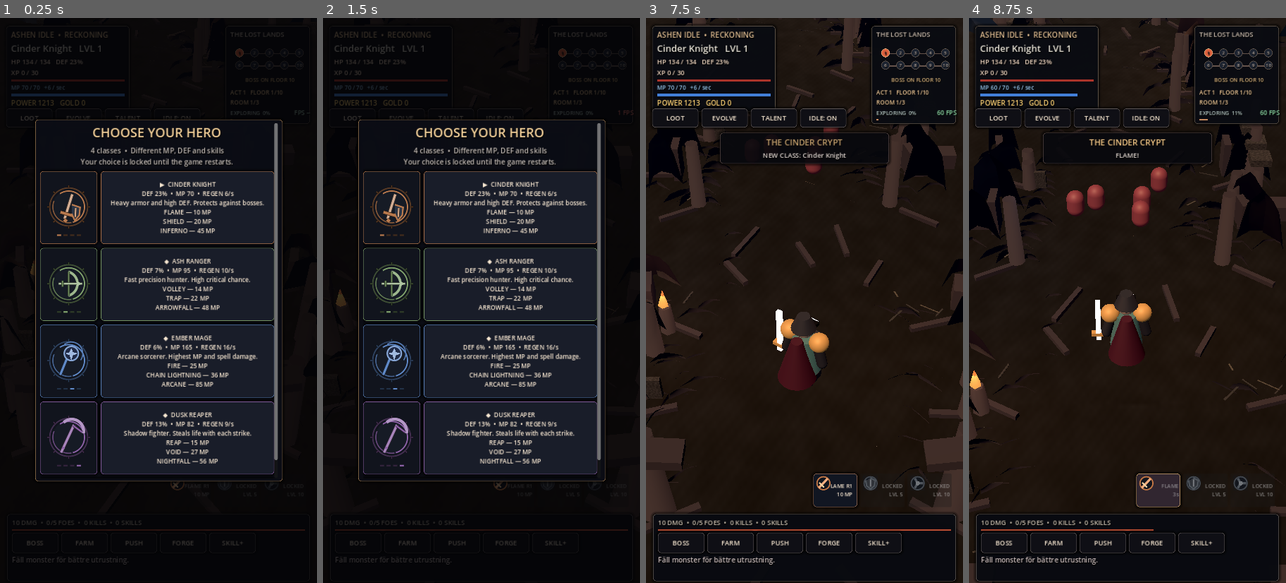
Above: before the commit, frames 1-4 (left to right).
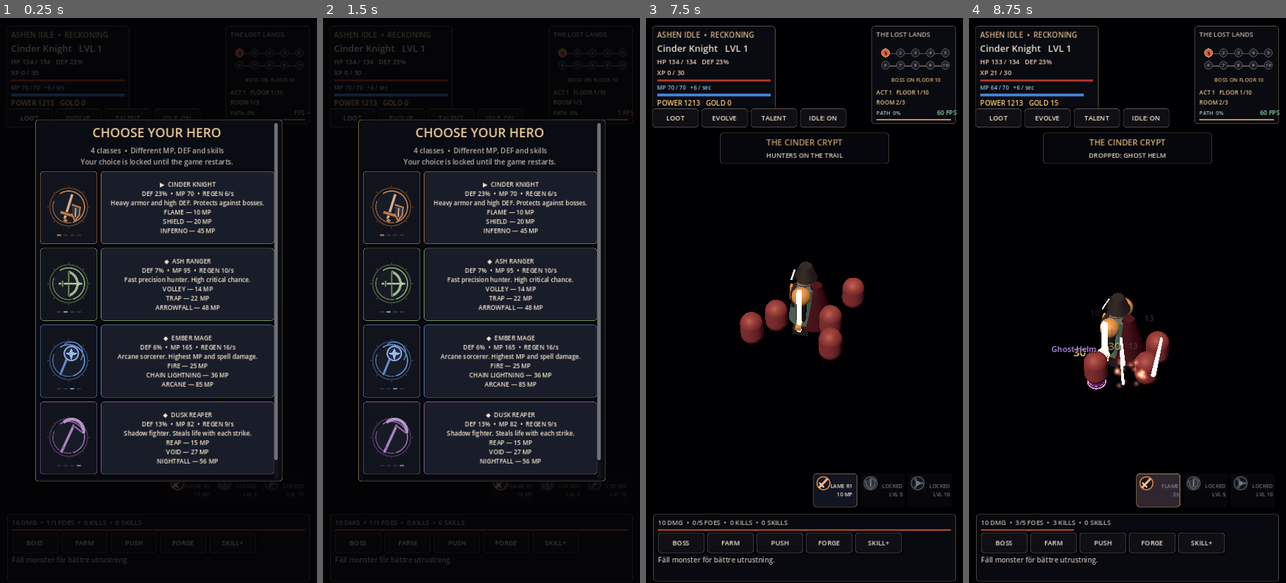
Above: after the commit, the same moments.

Repository: bananofil-wq/AshenIdle
Game: Godot game, scene res://scenes/main.tscn
The game is run twice, just before and just after one commit, with the same random seed, the same clock (stepped at 60 frames per second) and the same inputs.
Inputs:
- Up to frame 1 (0.25 s): no input
- Up to frame 2 (1.5 s): click "LOOT" at 0.5 s; click "EVOLVE" at 1.25 s
- Up to frame 3 (7.5 s): click "TALENT" at 2 s; click "IDLE: ON" at 2.75 s; click "BOSS" at 3.5 s; click "FARM" at 4.25 s; click "PUSH" at 5 s; click "FORGE" at 5.75 s; click "SKILL+" at 6.5 s; click "▶ CINDER KNIGHT DEF 23% • MP …" at 7.25 s
- Up to frame 4 (8.75 s): click "FLAME R1 10 MP" at 8 s

The runs differ from the first frame. In frame 1, less than 0.1% of the frame differs, in the area x 9-97%, y 16-90%; in frame 2, less than 0.1%; in frame 3, 65%, in the area x 0-100%, y 0-100%; in frame 4, 63%.
Error after the commit: Parse Error: Cannot get return value of call to "_spike()" because it returns "void". (res://scripts/dungeon_builder.gd:264)

Commit message:
Build stylized cavern stalagmite clusters and replace repeated crypt pillars

Diff:
--- a/scripts/dungeon_builder.gd
+++ b/scripts/dungeon_builder.gd
@@ -253,6 +253,22 @@
     model.position = at
     parent.add_child(model)
 
+func _cave_formation(parent: Node3D, at: Vector3, hanging: bool = false) -> void:
+    # A cluster of natural mineral columns with fractured facets; staggered
+    # silhouettes read as a cavern rather than rectangular dungeon walls.
+    var stone_color := _solid(Color("544b43"))
+    for n in range(3):
+        var offset := Vector3(randomizer.randf_range(-0.36, 0.36), 0,
+            randomizer.randf_range(-0.35, 0.35))
+        var height: float = randomizer.randf_range(0.75, 2.15)
+        var point := _spike(parent, at + offset + Vector3(0, height if hanging else 0, 0),
+            height, randomizer.randf_range(0.25, 0.52), rock_material if n != 1 else stone_color)
+        if hanging:
+            point.rotation.z = PI
+    if not hanging:
+        _stone(parent, at + Vector3(0, -0.08, 0), Vector3(1.15, 0.36, 1.04), rock_material)
+
+
 func _ground_details(parent: Node3D, center: Vector3) -> void:
     # Rocks, roots, fallen trunks and crystals hug path edges without blocking it.
     var earth := _solid(Color("463c39") if current_theme == 2 else Color("343438") if current_theme == 3 else Color("51505a"))
@@ -268,6 +284,8 @@
             _spike(parent, p, randomizer.randf_range(0.3, 1.1), 0.18, accent_material if i % 3 == 0 else rock_material)
         elif current_theme == 4:
             _mountain(parent, p, randomizer.randf_range(0.55, 1.5), randomizer.randf_range(0.35, 0.8))
+        elif current_theme == 0 and i % 5 == 0:
+            _cave_formation(parent, p)
         else:
             _stone(parent, p + Vector3(0, 0.06, 0), Vector3(randomizer.randf_range(0.34, 0.90), randomizer.randf_range(0.22, 0.60), randomizer.randf_range(0.44, 1.2)), rock_material)
 
@@ -302,8 +320,12 @@
     var h: float = randomizer.randf_range(1.0, 2.7)
     match current_theme:
         0:
-            # Broken tombstones half-buried among irregular rock rubble.
-            _column(parent, at, h, 0.34, rock_material)
+            # Natural stalagmites frame the cave floor; ancient tomb fragments
+            # appear only occasionally, not as identical stone pillars.
+            if variant % 3 != 0:
+                _cave_formation(parent, at)
+            else:
+                _column(parent, at, h, 0.34, rock_material)
             _stone(parent, at + Vector3(0.45, 0.04, 0.35), Vector3(0.85, 0.48, 0.80), rock_material)
             if variant % 3 == 0:
                 _block(parent, at + Vector3(0.50, 0.42, 0), Vector3(0.56, 0.82, 0.19), floor_material)
